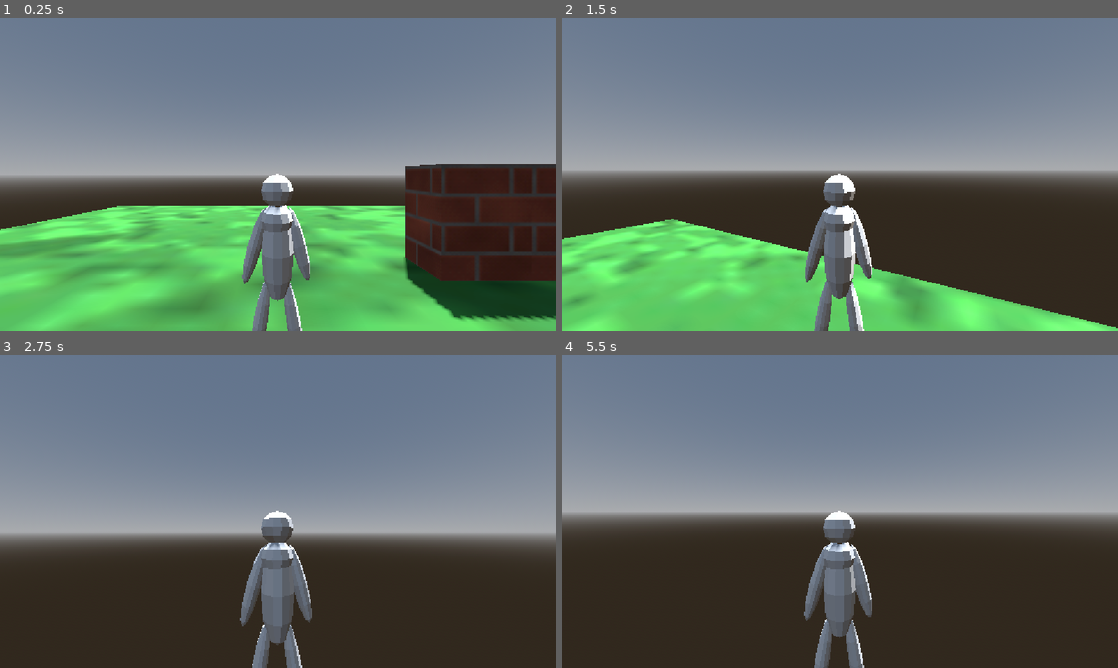
Above: before the commit, frames 1-4 (two rows, left to right).
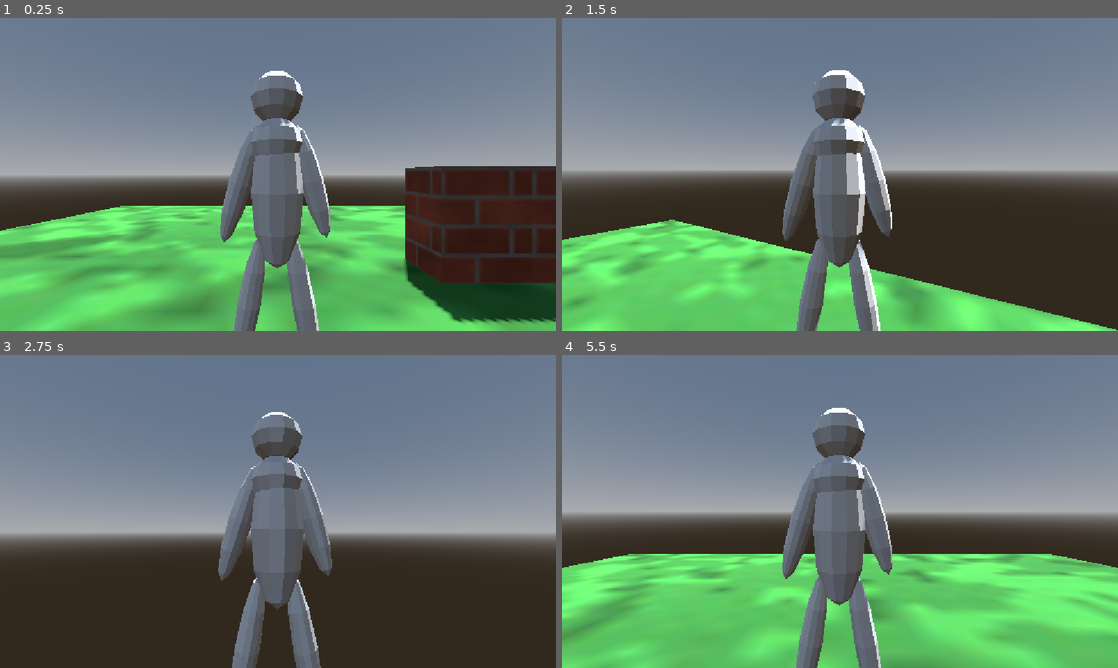
Above: after the commit, the same moments.

Repository: AttilaB-7299/3d-game
Game: Godot game, scene res://Scenes/world.tscn
The game is run twice, just before and just after one commit, with the same random seed, the same clock (stepped at 60 frames per second) and the same inputs.
Inputs (mouse positions are in pixels of both pictures, inside the frame that each line leads up to):
- Up to frame 1 (0.25 s): no input
- Up to frame 2 (1.5 s): tap Enter at 0.5 s; move the mouse to (867, 174) at 0.52 s; hold Shift (sprint) 0.53-1.28 s; hold W (move forward) from 0.53 s (still down); click (867, 174) at 0.67 s; tap Space (jump) at 0.77 s; move the mouse to (812, 174) at 1.27 s; tap F at 1.35 s
- Up to frame 3 (2.75 s): keep holding W (move forward); tap Space (jump) at 1.52 s; move the mouse to (289, 505) at 2.02 s; tap P at 2.1 s
- Up to frame 4 (5.5 s): keep holding W (move forward); move the mouse to (834, 517) at 2.77 s; tap Shift (sprint) at 2.85 s; click (834, 517) at 2.92 s; tap Space (jump) at 3.02, 3.5, 3.77, 4.52 s; move the mouse to (878, 514) at 3.52 s; tap F at 3.6 s; move the mouse to (795, 508) at 4.27 s; tap P at 4.35 s; move the mouse to (845, 511) at 5.02 s; hold Shift (sprint) from 5.03 s (still down); click (845, 511) at 5.17 s

The runs differ from the first frame. In frame 1, 10% of the frame differs, in the area x 0-100%, y 16-100%; in frame 2, 9.2%; in frame 3, 8.2%; in frame 4, 40%.

Commit message:
fixed clipping through ground

Diff:
--- a/Scenes/Player/Player.tscn
+++ b/Scenes/Player/Player.tscn
@@ -4,8 +4,8 @@
 [ext_resource type="PackedScene" uid="uid://dq43j5tm1u1wb" path="res://Models/character.gltf" id="3_h54ih"]
 [ext_resource type="Script" uid="uid://i5md25ocnwgk" path="res://Scripts/camera_3d.gd" id="4_ude3g"]
 
-[sub_resource type="BoxShape3D" id="BoxShape3D_8qdug"]
-size = Vector3(0.39892578, 1.8087006, 0.2892456)
+[sub_resource type="BoxShape3D" id="BoxShape3D_2k3eg"]
+size = Vector3(0.50805664, 0.75878906, 0.38476563)
 
 [sub_resource type="Animation" id="Animation_ude3g"]
 resource_name = "walk"
@@ -17,11 +17,12 @@
 
 [node name="Player" type="CharacterBody3D" unique_id=153155451]
 collision_layer = 2
+collision_mask = 3
 script = ExtResource("1_s0eop")
 
 [node name="CollisionShape3D" type="CollisionShape3D" parent="." unique_id=192644074]
-transform = Transform3D(1, 0, 0, 0, 1, 0, 0, 0, 1, 0, 0.90532684, -0.038848907)
-shape = SubResource("BoxShape3D_8qdug")
+transform = Transform3D(1, 0, 0, 0, 3.6267688, 0, 0, 0, 1, -0.011108398, 1.342735, -0.010528594)
+shape = SubResource("BoxShape3D_2k3eg")
 
 [node name="cameraOrigin" type="Node3D" parent="." unique_id=1941544648]
 transform = Transform3D(1, 0, 0, 0, 1, 0, 0, 0, 1, 0, 1.8235414, -0.0006020665)
@@ -34,8 +35,8 @@
 transform = Transform3D(1, 0, 0, 0, 1, 0, 0, 0, 1, 0, 0.82348347, 0.9941026)
 script = ExtResource("4_ude3g")
 
-[node name="blockbench_export" parent="." unique_id=1651016903 instance=ExtResource("3_h54ih")]
-transform = Transform3D(1.2327316, 0, 0, 0, 1.2994646, 0, 0, 0, 1.4569219, 0, 0, 0)
-
 [node name="AnimationPlayer" type="AnimationPlayer" parent="." unique_id=1029540578]
 libraries/ = SubResource("AnimationLibrary_jmcll")
+
+[node name="blockbench_export" parent="." unique_id=1651016903 instance=ExtResource("3_h54ih")]
+transform = Transform3D(2, 0, 0, 0, 2, 0, 0, 0, 2, 0, 0, 0)
--- a/Scenes/killzone.tscn
+++ b/Scenes/killzone.tscn
@@ -8,5 +8,6 @@
 [node name="Timer" type="Timer" parent="." unique_id=816402085]
 wait_time = 0.2
 
+[connection signal="body_entered" from="." to="." method="_on_body_entered"]
 [connection signal="body_shape_entered" from="." to="." method="_on_body_shape_entered"]
 [connection signal="timeout" from="Timer" to="." method="_on_timer_timeout"]
--- a/Scenes/player_modeled.tscn
+++ b/Scenes/player_modeled.tscn
@@ -1,6 +1,9 @@
 [gd_scene format=3 uid="uid://ww0wg868dvjy"]
 
 [ext_resource type="PackedScene" uid="uid://dq43j5tm1u1wb" path="res://Models/character.gltf" id="1_cvr5i"]
+
+[sub_resource type="BoxShape3D" id="BoxShape3D_8qdug"]
+size = Vector3(0.28564453, 3.017334, 0.32861328)
 
 [node name="blockbench_export" unique_id=1651016903 instance=ExtResource("1_cvr5i")]
 
@@ -13,3 +16,9 @@
 
 [node name="group" parent="group/Skeleton3D" index="0" unique_id=158900907]
 transform = Transform3D(2, 0, 0, 0, 2, 0, 0, 0, 2, 0, 1, 0)
+
+[node name="CharacterBody3D" type="CharacterBody3D" parent="." index="2" unique_id=1788279989]
+
+[node name="CollisionShape3D" type="CollisionShape3D" parent="CharacterBody3D" index="0" unique_id=1289511295]
+transform = Transform3D(1, 0, 0, 0, 1, 0, 0, 0, 1, -0.07543945, 1.5611572, 0.056396484)
+shape = SubResource("BoxShape3D_8qdug")
--- a/Scenes/world.tscn
+++ b/Scenes/world.tscn
@@ -55,7 +55,8 @@
 transform = Transform3D(1, 0, 0, 0, 1, 0, 0, 0, 1, 0, 0.5, 0)
 
 [node name="DeathBoxDown" parent="." unique_id=388224691 instance=ExtResource("2_go701")]
-transform = Transform3D(1, 0, 0, 0, 1, 0, 0, 0, 1, 0, -4.785433, 0)
+transform = Transform3D(1.1298711, 0, 0, 0, 1, 0, 0, 0, 1.0937092, 0, -4.785433, 0)
+collision_mask = 3
 
 [node name="CollisionShape3D" type="CollisionShape3D" parent="DeathBoxDown" unique_id=483528308]
 transform = Transform3D(4.3722954, 0, 0, 0, 1, 0, 0, 0, 1, -0.32637453, -3.0466366, -1.2687225)
--- a/Scripts/killzone.gd
+++ b/Scripts/killzone.gd
@@ -1,8 +1,13 @@
 extends Area3D
 
 @onready var timer: Timer = $Timer
+
 func _on_body_shape_entered(_body_rid: RID, _body: Node3D, _body_shape_index: int, _local_shape_index: int) -> void:
 	timer.start()
 func _on_timer_timeout() -> void:
 	#Engine.time_scale = 1.0
 	get_tree().reload_current_scene()
+
+
+func _on_body_entered(body: Node3D) -> void:
+	timer.start()
